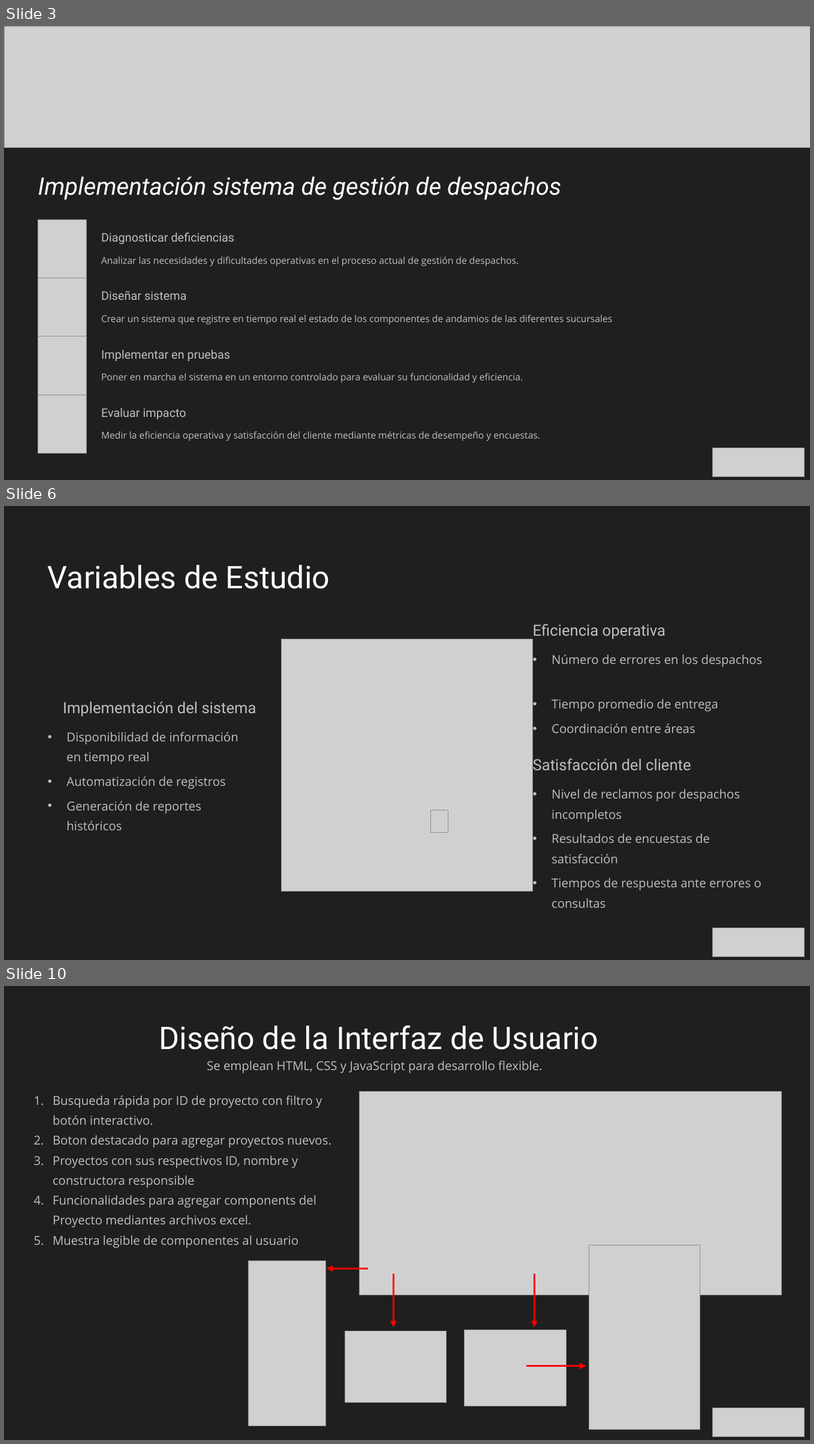
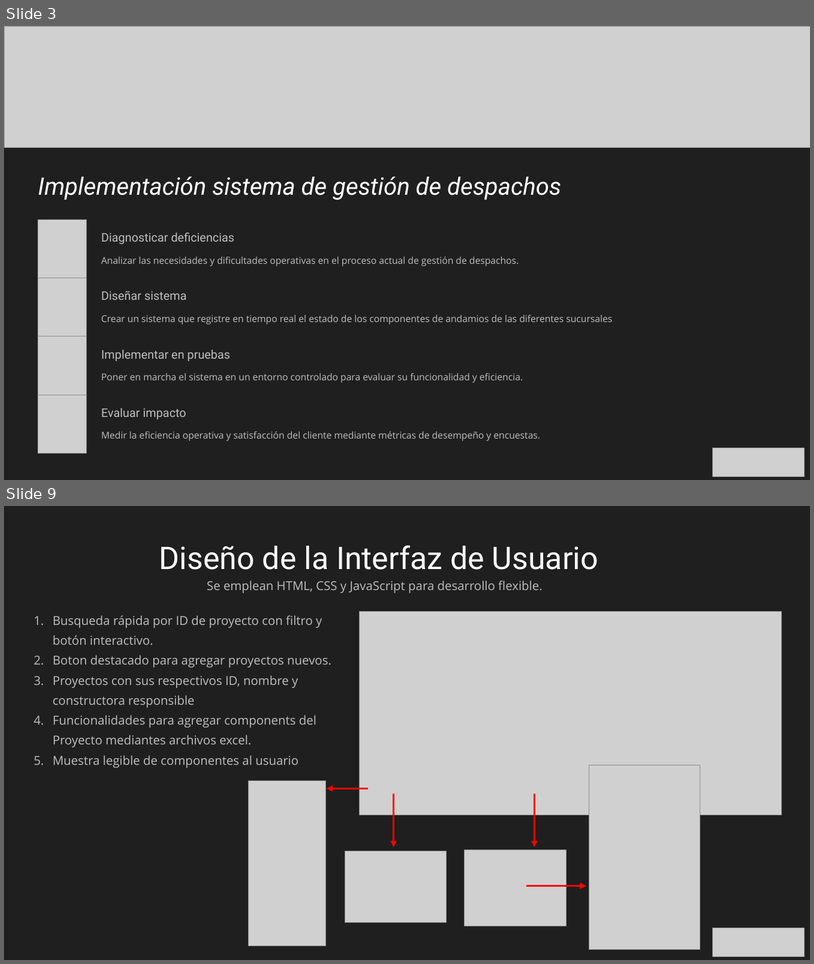
Before and after one commit to MikeBrevis/IACC_Examen_Final, a slide deck: MichelBrevis-Presentación examen final.pptx. Shown one above the other, each under a label of ours: slides 3, 6 and 10 before the commit, slides 3 and 9 after it; the slides between them are not shown. The pictures are 814x1444 and 814x964 pixels, drawn with LibreOffice and Linux fonts; fonts in the diff are those of the drawing; grey boxes stand for pictures; background and template pictures are left out. Boxes give left, top, right and bottom in pixels: in the first picture for what was removed or moved away, otherwise in the second. Text is boxed around its words. In the diff, an @@ line names an element or a change of style, - is before the commit and + after.

```diff
--- a/MichelBrevis-Presentación examen final.pptx
+++ b/MichelBrevis-Presentación examen final.pptx
@@ slide 6 removed at (x1=4, y1=506, x2=810, y2=960), background #FFFFFF; not listed: 1 template element that a slide beside it also shows @@
@@ text removed at (x1=48, y1=565, x2=330, y2=589) @@
-Variables de Estudio
@@ text removed at (x1=533, y1=624, x2=666, y2=639) @@
-Eficiencia operativa
@@ picture removed at (x1=281, y1=639, x2=533, y2=891) @@
@@ text removed at (x1=552, y1=654, x2=763, y2=667) @@
-• Número de errores en los despachos
@@ text removed at (x1=63, y1=702, x2=257, y2=716) @@
-Implementación del sistema
@@ text removed at (x1=552, y1=699, x2=719, y2=711) @@
-• Tiempo promedio de entrega
@@ text removed at (x1=66, y1=732, x2=239, y2=764) @@
-• Disponibilidad de información en tiempo real
@@ text removed at (x1=552, y1=723, x2=696, y2=733) @@
-• Coordinación entre áreas
@@ text removed at (x1=533, y1=758, x2=692, y2=770) @@
-Satisfacción del cliente
@@ text removed at (x1=66, y1=776, x2=226, y2=789) @@
-• Automatización de registros
@@ text removed at (x1=552, y1=789, x2=740, y2=822) @@
-• Nivel de reclamos por despachos incompletos
@@ text removed at (x1=66, y1=801, x2=201, y2=830) @@
-• Generación de reportes históricos
@@ picture removed at (x1=431, y1=810, x2=449, y2=832) @@
@@ text removed at (x1=552, y1=833, x2=710, y2=863) @@
-• Resultados de encuestas de satisfacción
@@ text removed at (x1=552, y1=877, x2=762, y2=907) @@
-• Tiempos de respuesta ante errores o consultas
@@ picture removed at (x1=713, y1=927, x2=805, y2=955) @@
@@ what was slide 10 is now slide 9 @@
```
Also in this commit, not shown: 6 slides changed, 1 slide added, 1 other slide removed, 1 other file.
